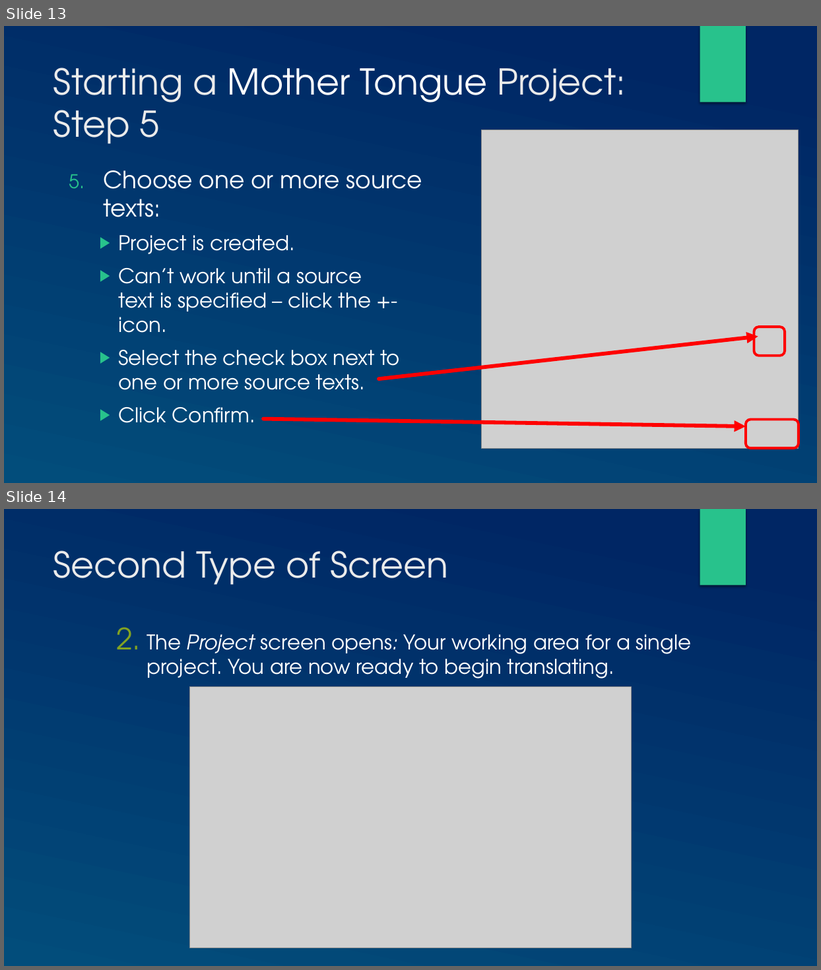
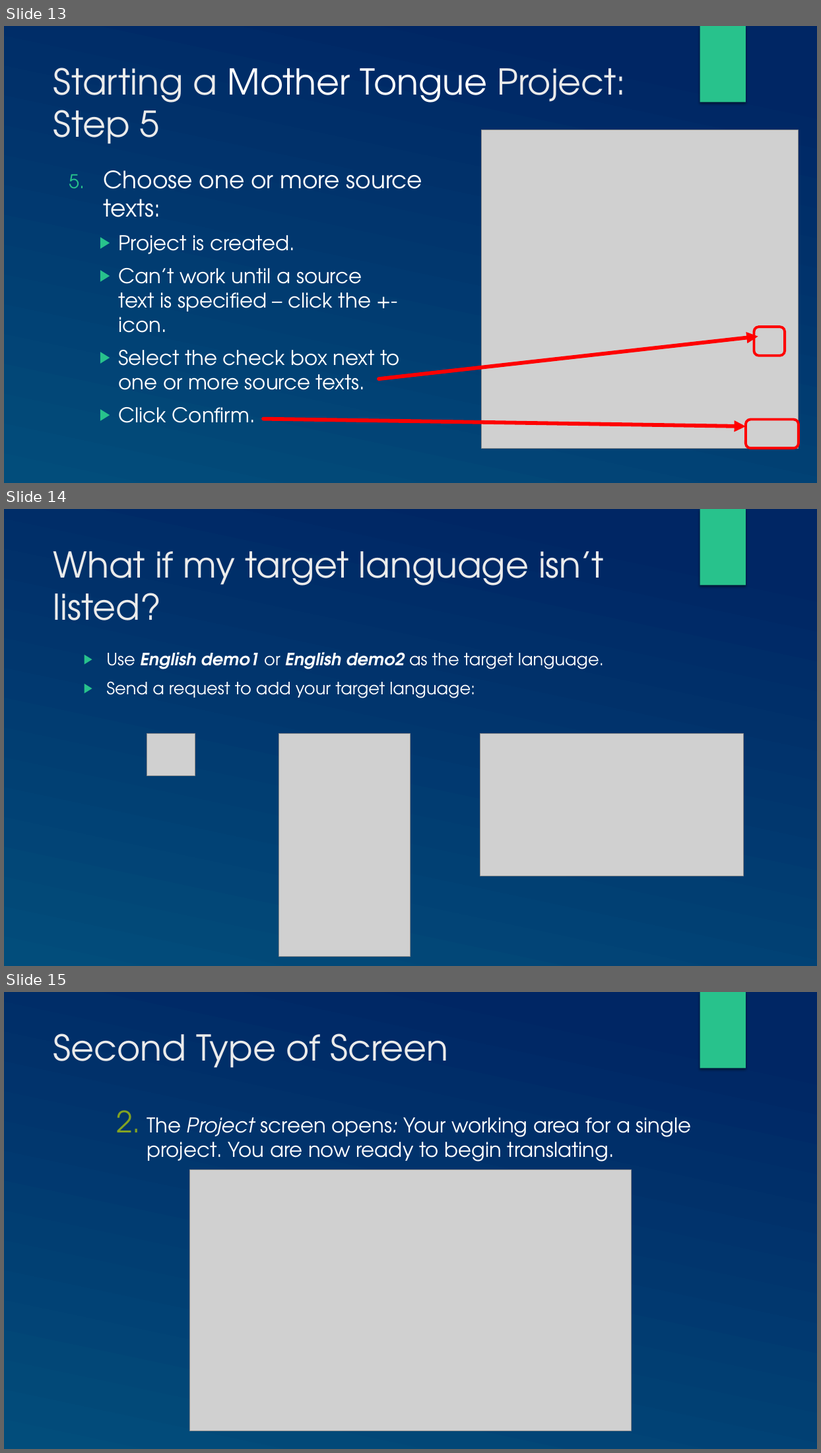
Before and after one commit to mondele/btt-writer-docs, a slide deck: docs/DNewProject.pptx. Shown one above the other, each under a label of ours: slides 13 and 14 before the commit, slides 13, 14 and 15 after it. The pictures are 821x970 and 821x1453 pixels, drawn with LibreOffice and Linux fonts; fonts in the diff are those of the drawing; grey boxes stand for pictures; background and template pictures are left out. Boxes give left, top, right and bottom in pixels: in the first picture for what was removed or moved away, otherwise in the second. Text is boxed around its words. In the diff, an @@ line names an element or a change of style, - is before the commit and + after.

```diff
--- a/docs/DNewProject.pptx
+++ b/docs/DNewProject.pptx
@@ slide 14 added at (4, 509, 817, 966), background gradient #002664 to #024E7B; not listed: 1 template element that a slide beside it also shows @@
@@ title added at (54, 551, 604, 621), 42 pt, text #EBEBEB @@
+What if my target language isn’t listed?
@@ text added at (106, 652, 604, 698), 20 pt, text #FFFFFF @@
+▶ Use English demo1 or English demo2 as the target language.
+▶ Send a request to add your target language:
@@ picture added at (147, 734, 195, 776) @@
@@ picture added at (279, 734, 411, 957) @@
@@ picture added at (480, 734, 743, 876) @@
@@ what was slide 14 is now slide 15 @@
```
Also in this commit, not shown: 1 other file.
